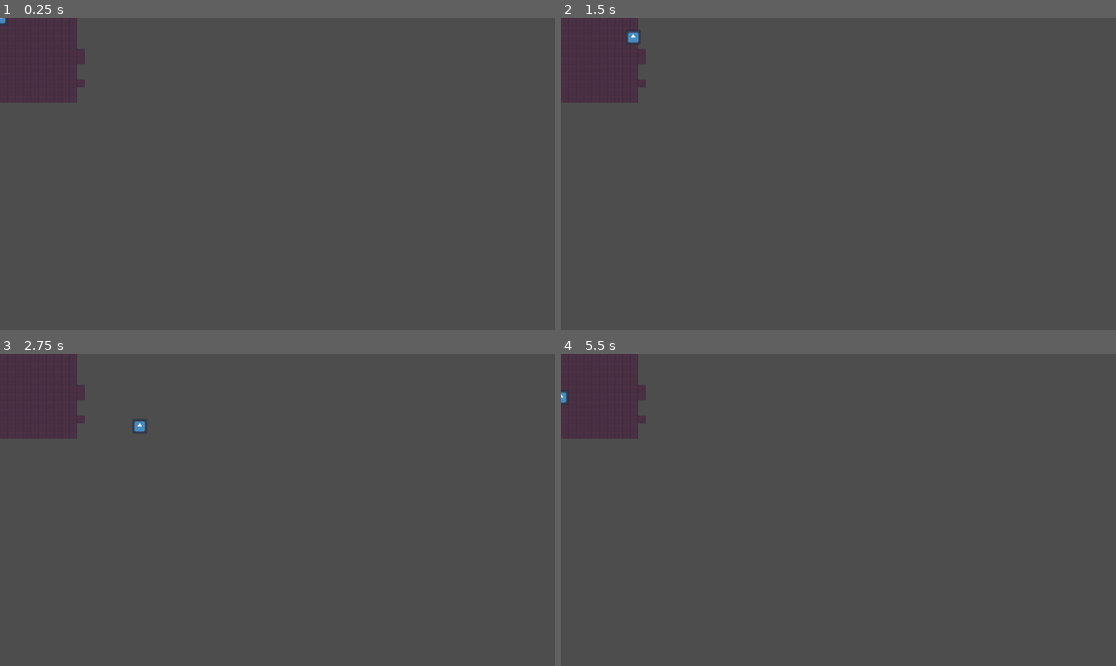
Above: before the commit, frames 1-4 (two rows, left to right).
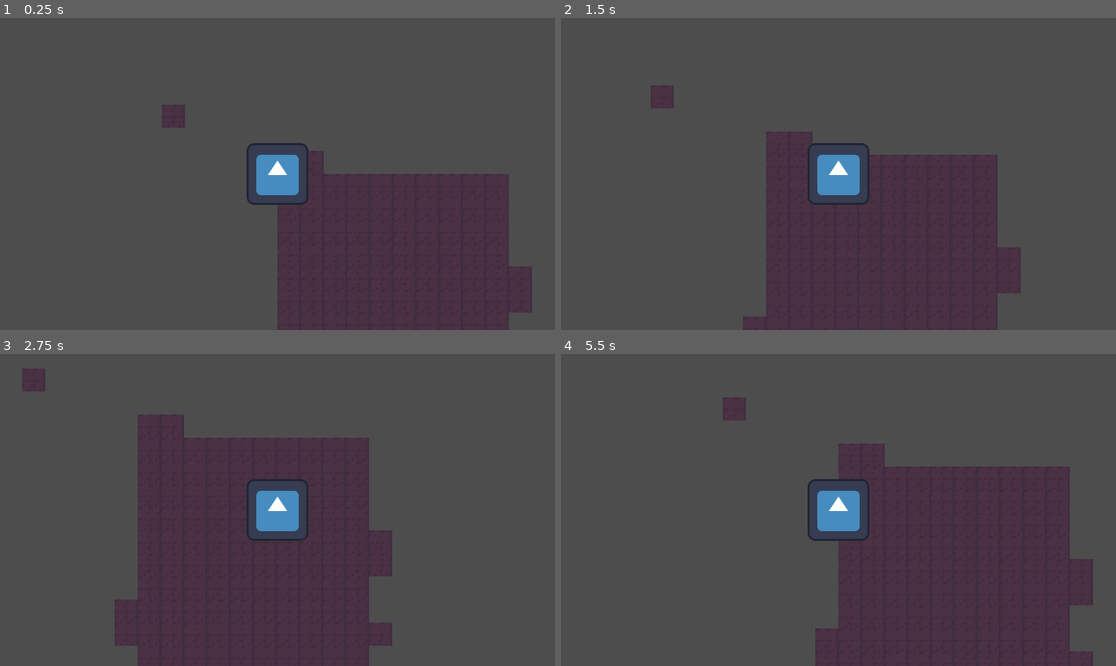
Above: after the commit, the same moments.

Repository: RasmusKuusmaa/Man-Eater
Game: Godot game, scene res://scenes/main.tscn
Same seed, same stepped clock (60 frames per second), same inputs: the game is played once before the commit and once after it. The engine's default icon, where the game draws it, is replaced by a stand-in: a white triangle on a blue panel in a dark square.
Inputs:
- Up to frame 1 (0.25 s): no input
- Up to frame 2 (1.5 s): tap Enter at 0.5 s; hold Right (ui_right) 0.53-1.28 s; hold Down (ui_down) from 1.28 s (still down)
- Up to frame 3 (2.75 s): release Down (ui_down) at 2.03 s; hold Right (ui_right) from 2.03 s (still down)
- Up to frame 4 (5.5 s): release Right (ui_right) at 2.78 s; hold Up (ui_up) 2.78-3.53 s; hold Left (ui_left) 3.53-5.03 s; hold Down (ui_down) from 5.03 s (still down)

The runs differ from the first frame. In frame 1, 26% of the frame differs, in the area x 0-96%, y 0-100%; in frame 2, 28%; in frame 3, 35%, in the area x 0-71%, y 0-100%; in frame 4, 33%.

Commit message:
camera follows the player

Diff:
--- a/scenes/main.tscn
+++ b/scenes/main.tscn
@@ -26,6 +26,7 @@
 [node name="Main" type="Node2D" unique_id=1086928863]
 
 [node name="TileMapLayer" type="TileMapLayer" parent="." unique_id=448817493]
+scale = Vector2(3, 3)
 tile_map_data = PackedByteArray("AAAAAAAAAAABAAIAAAAAAAEAAAABAAIAAAABAAIAAAABAAIAAAABAAMAAAABAAIAAAABAAQAAAABAAIAAAABAA …(1808 unchanged characters)…
 tile_set = SubResource("TileSet_sugp2")
 
--- a/scenes/player.tscn
+++ b/scenes/player.tscn
@@ -6,7 +6,6 @@
 [sub_resource type="CircleShape2D" id="CircleShape2D_dqkch"]
 
 [node name="Player" type="CharacterBody2D" unique_id=1552295651]
-scale = Vector2(0.24000135, 0.24000135)
 script = ExtResource("1_g2els")
 
 [node name="Sprite2D" type="Sprite2D" parent="." unique_id=71145220]
@@ -16,3 +15,5 @@
 position = Vector2(0, -1)
 scale = Vector2(5.6622787, 5.7811136)
 shape = SubResource("CircleShape2D_dqkch")
+
+[node name="Camera2D" type="Camera2D" parent="." unique_id=179255632]
